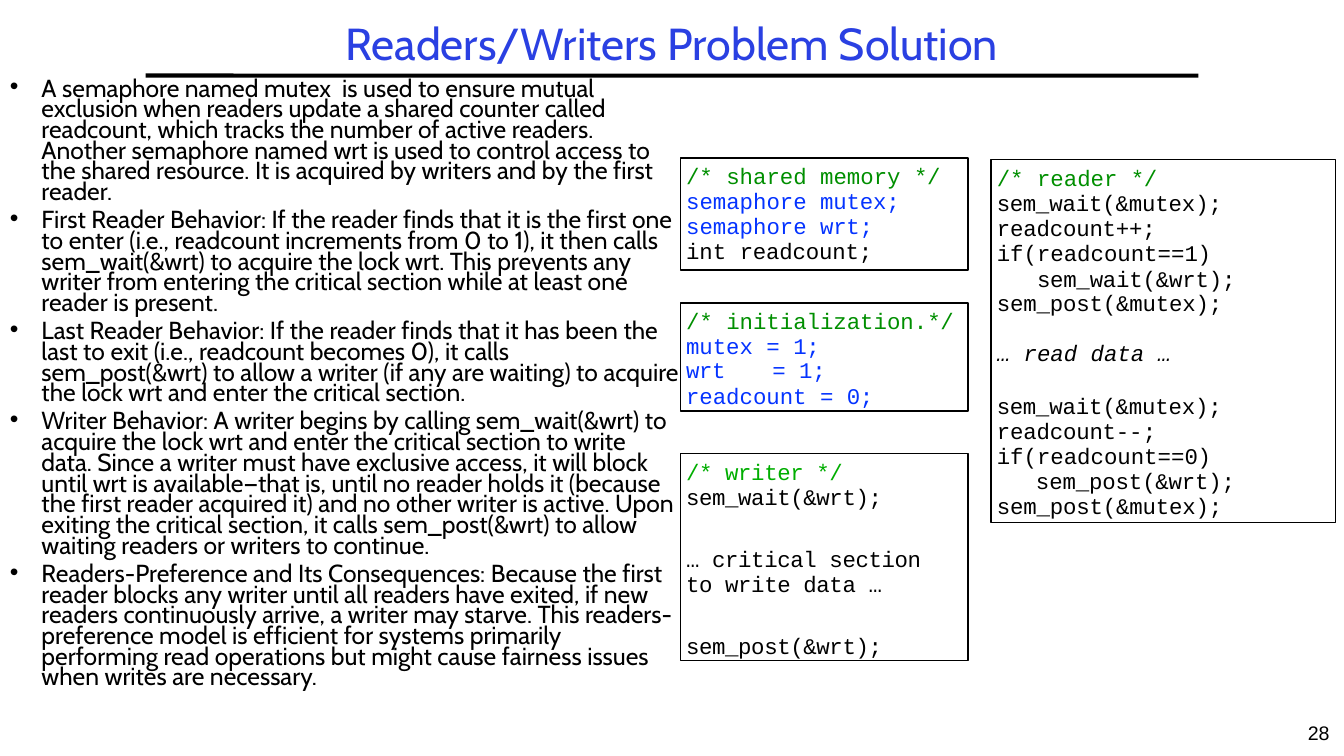
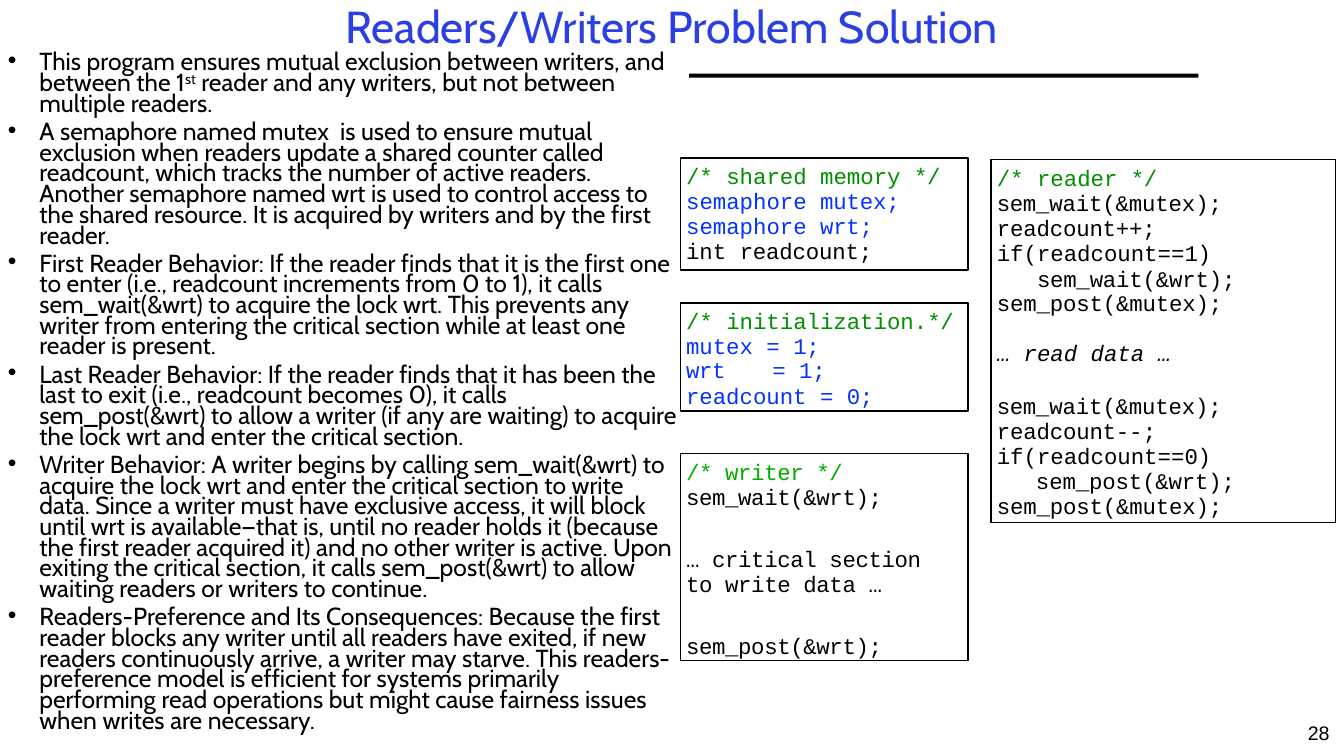
Before and after one commit to guhofstra/CSC256Fa25, a slide deck: slide 28 of PPTs/L3-Synchronization.pptx. Drawn at 1344x756 pixels with LibreOffice and Linux fonts; fonts in the diff are those of the drawing. Boxes give left, top, right and bottom in pixels: in the first picture for what was removed or moved away, otherwise in the second. Text is boxed around its words. In the diff, an @@ line names an element or a change of style, - is before the commit and + after.

```diff
--- a/PPTs/L3-Synchronization.pptx
+++ b/PPTs/L3-Synchronization.pptx
@@ title "Readers/Writers Problem Solution" rewrapped from [345, 26, 998, 64] to [345, 9, 998, 54] @@
@@ text "This program ensures mutual exclusion ...": place and size @@
-text "This program ensures mutual exclusion ..." at [41, 76, 679, 691]
+text "This program ensures mutual exclusion ..." at [39, 51, 676, 735]
@@ text at [39, 51, 664, 118]: paragraph added @@
+• This program ensures mutual exclusion between writers, and between the 1st reader and any writers, but not between multiple readers.
@@ text at [39, 253, 670, 360]: text changed @@
-• First Reader Behavior: If the reader finds that it is the first one to enter (i.e., readcount increments from 0 to 1), it then calls sem_wait(&wrt) to acquire the lock wrt. This prevents any writer from entering the critical section while at least one reader is present.
+• First Reader Behavior: If the reader finds that it is the first one to enter (i.e., readcount increments from 0 to 1), it calls sem_wait(&wrt) to acquire the lock wrt. This prevents any writer from entering the critical section while at least one reader is present.
```
Also in this commit, not shown: 12 other slides changed, 2 slides added, 1 slide removed, 1 other file.
